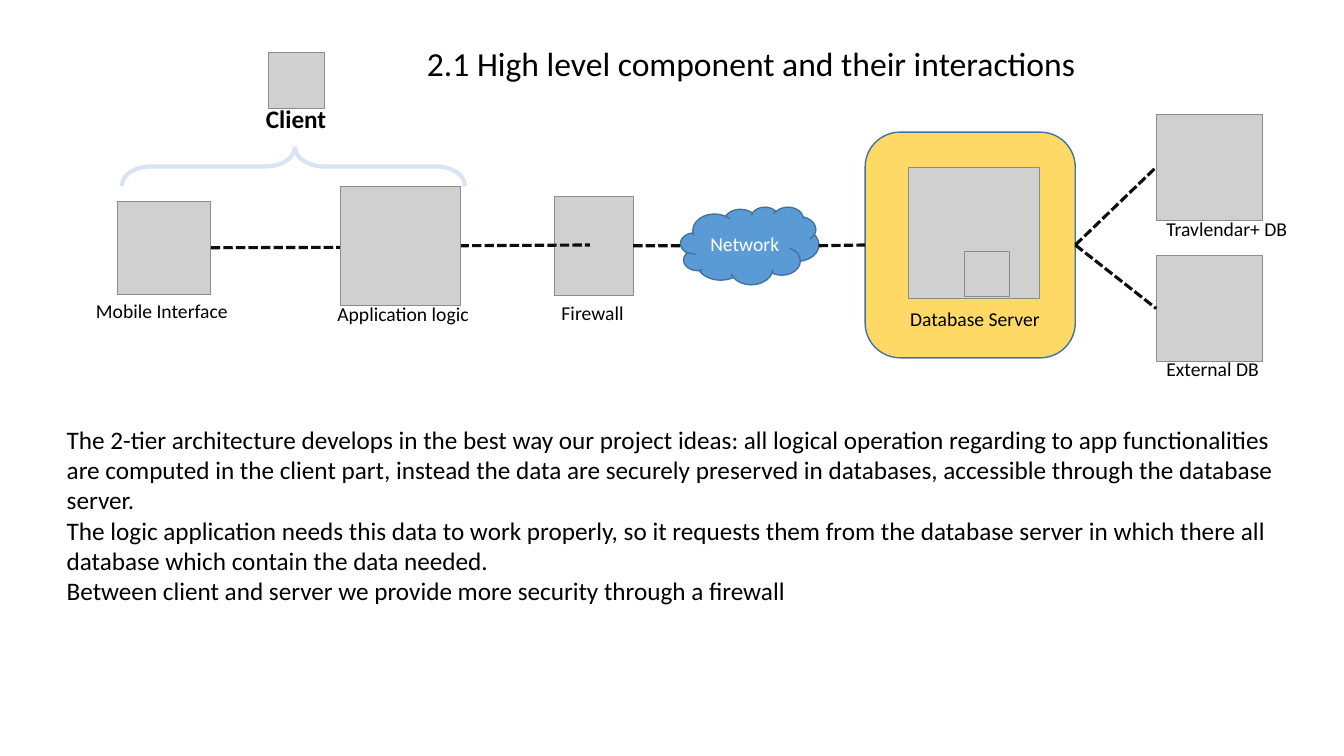
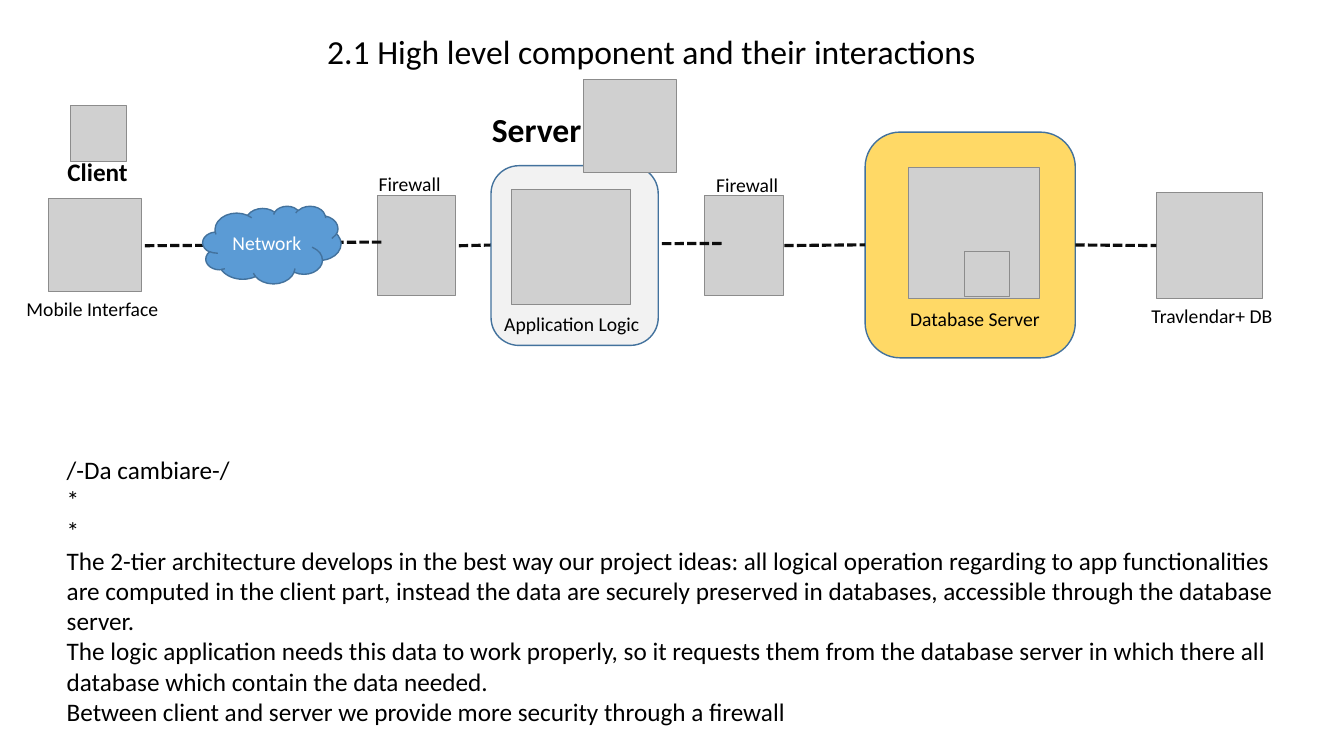
Before and after one commit to AndreaMazzeo289/RASD_DD_Travlendar, a slide deck: slide 1 of Design Documents/Architecture.pptx. Drawn at 1344x756 pixels with LibreOffice and Linux fonts; fonts in the diff are those of the drawing; grey boxes stand for pictures. Boxes give left, top, right and bottom in pixels: in the first picture for what was removed or moved away, otherwise in the second. Text is boxed around its words. In the diff, an @@ line names an element or a change of style, - is before the commit and + after.

```diff
--- a/Design Documents/Architecture.pptx
+++ b/Design Documents/Architecture.pptx
@@ text "2.1 High level component and ...": place and size @@
-text "2.1 High level component and ..." at [427,52,1075,82]
+text "2.1 High level component and ..." at [327,40,975,70]
@@ picture added at [584,80,677,172] @@
@@ picture: place and size @@
-picture at [268,52,325,109]
+picture at [71,106,127,162]
@@ right brace removed at [122,147,466,187] @@
@@ text added at [492,120,581,143], 24 pt, text #000000, bold @@
+Server
@@ text "Client": place and size @@
-text "Client" at [266,107,326,129]
+text "Client" at [67,161,127,182]
@@ text "Firewall" rewrapped from [561,306,623,320] to [379,177,441,196] @@
@@ rounded rectangle added at [491,165,658,345], fill #F2F2F2, outline #43739E 1 pt @@
@@ text added at [716,178,778,198], 14 pt, text #000000 @@
+Firewall
@@ picture: place and size @@
-picture at [118,202,211,294]
+picture at [48,199,141,291]
@@ cloud "Network": place and size @@
-cloud "Network" at [681,207,819,284]
+cloud "Network" at [203,206,341,283]
@@ picture: place and size @@
-picture at [555,197,633,296]
+picture at [377,196,456,295]
@@ picture: place and size @@
-picture at [341,187,460,306]
+picture at [511,190,630,304]
@@ picture added at [705,196,783,295] @@
@@ picture: place and size @@
-picture at [1156,114,1262,220]
+picture at [1156,193,1262,298]
@@ line moved from (460, 246) - (590, 245) to (108, 246) - (238, 245) @@
@@ line moved from (211, 248) - (349, 247) to (322, 242) - (382, 242) @@
@@ line moved from (633, 246) - (682, 246) to (459, 246) - (502, 245) @@
@@ line added from (662, 244) to (722, 244), #0D0D0D 2.25 pt dashed @@
@@ line moved from (819, 246) - (865, 245) to (784, 246) - (865, 245) @@
@@ line moved from (1076, 245) - (1156, 167) to (1076, 245) - (1156, 246) @@
@@ line removed from (1076, 245) to (1156, 309) @@
@@ picture removed at [1156,256,1262,362] @@
@@ text "Mobile Interface": place and size @@
-text "Mobile Interface" at [96,304,228,318]
+text "Mobile Interface" at [26,302,158,316]
@@ text "Travlendar+ DB": place and size @@
-text "Travlendar+ DB" at [1166,220,1287,236]
+text "Travlendar+ DB" at [1151,309,1273,323]
@@ text at [504,317,640,335]: text changed @@
-Application logic
+Application Logic
@@ text removed at [1166,360,1259,376] @@
-External DB
@@ text at [67,461,229,480]: paragraphs added @@
+/-Da cambiare-/
+*
+*
```
Also in this commit, not shown: 2 other slides changed, 1 slide removed.
